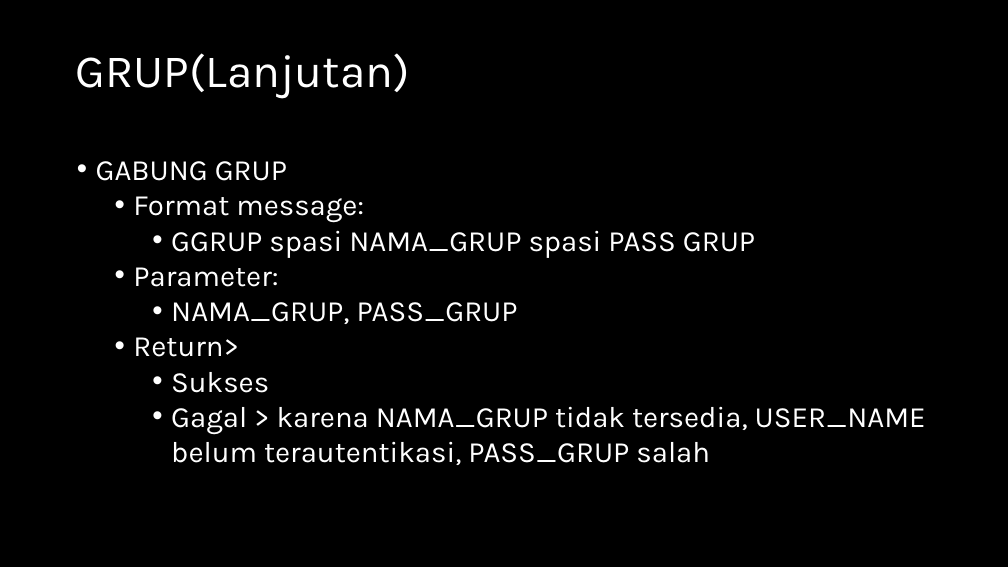
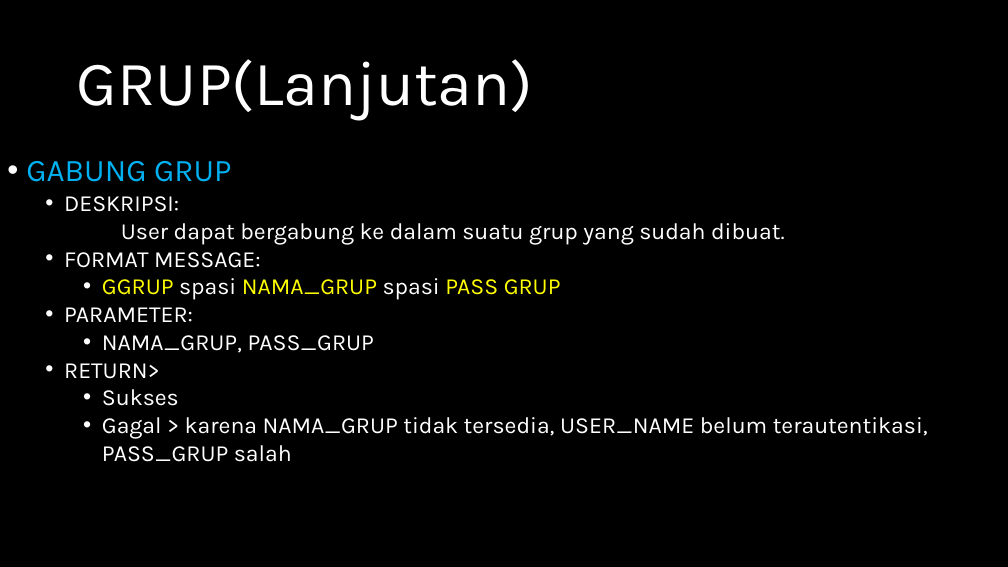
Before and after one commit to jeffrynasri/Kuliah-Progjar-E, a slide deck: slide 9 of TUGAS2_CHATSERVER/DRAFT-CHAT-SERVER.pptx (slide 7 before the commit). Drawn at 1008x567 pixels with LibreOffice and Linux fonts; fonts in the diff are those of the drawing. Boxes give left, top, right and bottom in pixels: in the first picture for what was removed or moved away, otherwise in the second. Text is boxed around its words. In the diff, an @@ line names an element or a change of style, - is before the commit and + after.

```diff
--- a/TUGAS2_CHATSERVER/DRAFT-CHAT-SERVER.pptx
+++ b/TUGAS2_CHATSERVER/DRAFT-CHAT-SERVER.pptx
@@ text "GRUP(Lanjutan)" at (77, 59, 533, 120): size 44 to 60 pt; line spacing 1 to 0.9; vertical alignment top to middle @@
@@ text "GABUNG GRUP": place and size @@
-text "GABUNG GRUP" at (96, 161, 926, 465)
+text "GABUNG GRUP" at (26, 161, 928, 462)
@@ text at (26, 161, 928, 462): size 28 to 30 pt, text colour #FFFFFF to #00B0F0 in "GABUNG GRUP"; size 28 to 22 pt in "GGRUP spasi NAMA_GRUP spasi PASS GRUP", "NAMA_GRUP, PASS_GRUP", "Sukses", "Gagal > karena NAMA_GRUP tidak tersedia, USER_NAME ..."; text colour #FFFFFF to #FFFF00 in "GGRUP NAMA_GRUP PASS GRUP" @@
@@ text at (64, 196, 785, 268): text changed; size 28 to 22 pt @@
-  • Format message:
+  • DESKRIPSI:
+  User dapat bergabung ke dalam suatu grup yang sudah dibuat.
+  • FORMAT MESSAGE:
@@ text at (64, 307, 193, 322): text changed; size 28 to 22 pt @@
-  • Parameter:
+  • PARAMETER:
@@ text at (64, 363, 160, 379): text changed; size 28 to 22 pt @@
-  • Return>
+  • RETURN>
```
Also in this commit, not shown: 9 other slides changed, 3 slides added.
